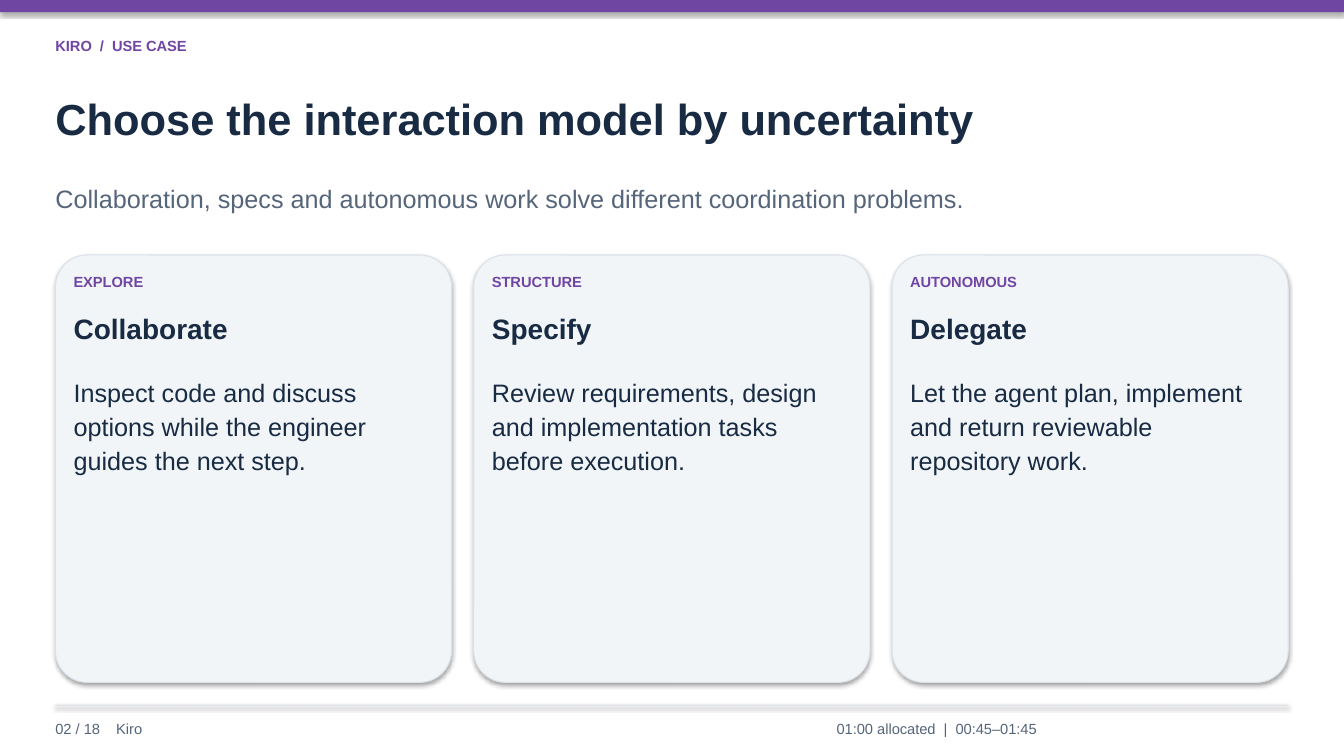
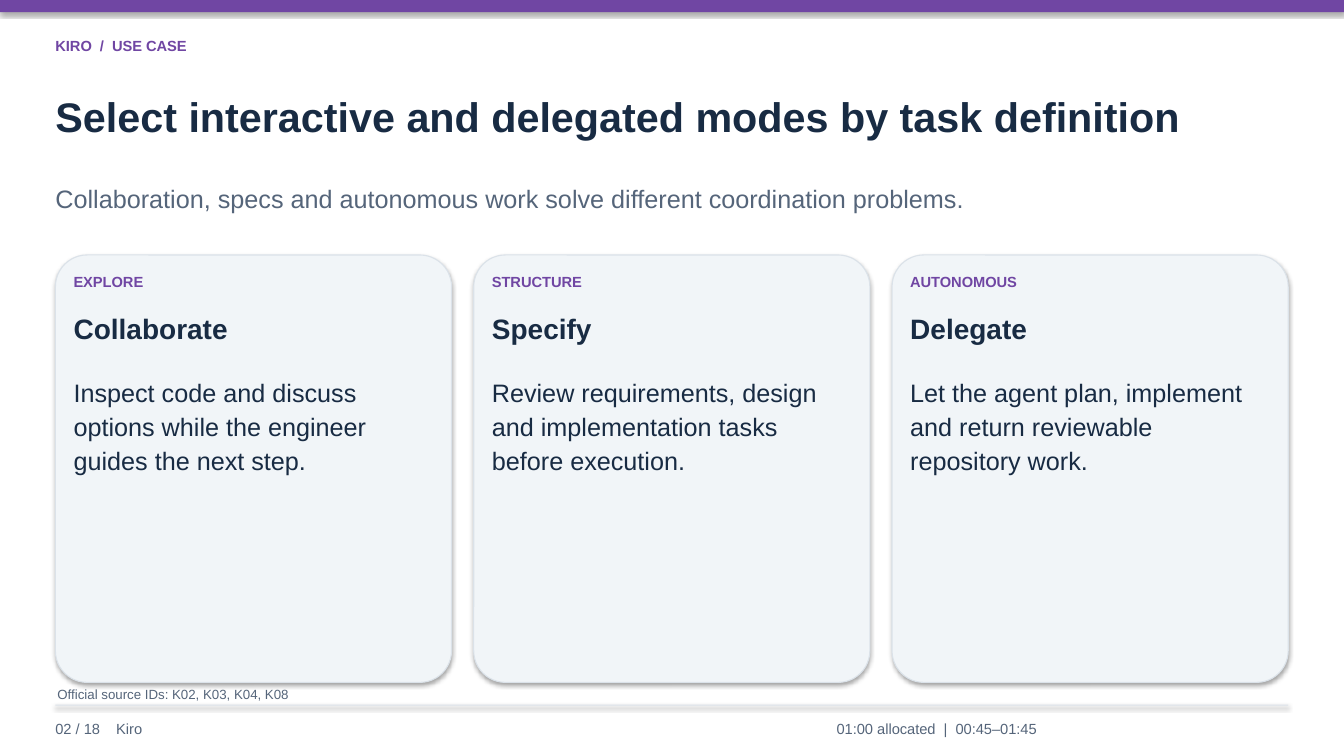
Before and after one commit to lyrel-dev/frontier-agents, a slide deck: slide 2 of presentations/kiro-presentation.pptx. Drawn at 1344x756 pixels with LibreOffice and Linux fonts; fonts in the diff are those of the drawing. Boxes give left, top, right and bottom in pixels: in the first picture for what was removed or moved away, otherwise in the second. Text is boxed around its words. In the diff, an @@ line names an element or a change of style, - is before the commit and + after.

```diff
--- a/presentations/kiro-presentation.pptx
+++ b/presentations/kiro-presentation.pptx
@@ text at (55,102,1180,141): text changed; size 31 to 29.5 pt @@
-Choose the interaction model by uncertainty
+Select interactive and delegated modes by task definition
@@ text added at (57,689,289,701), 9.5 pt, text #55657A @@
+Official source IDs: K02, K03, K04, K08
```
Also in this commit, not shown: 17 other slides changed, 21 slides added.
